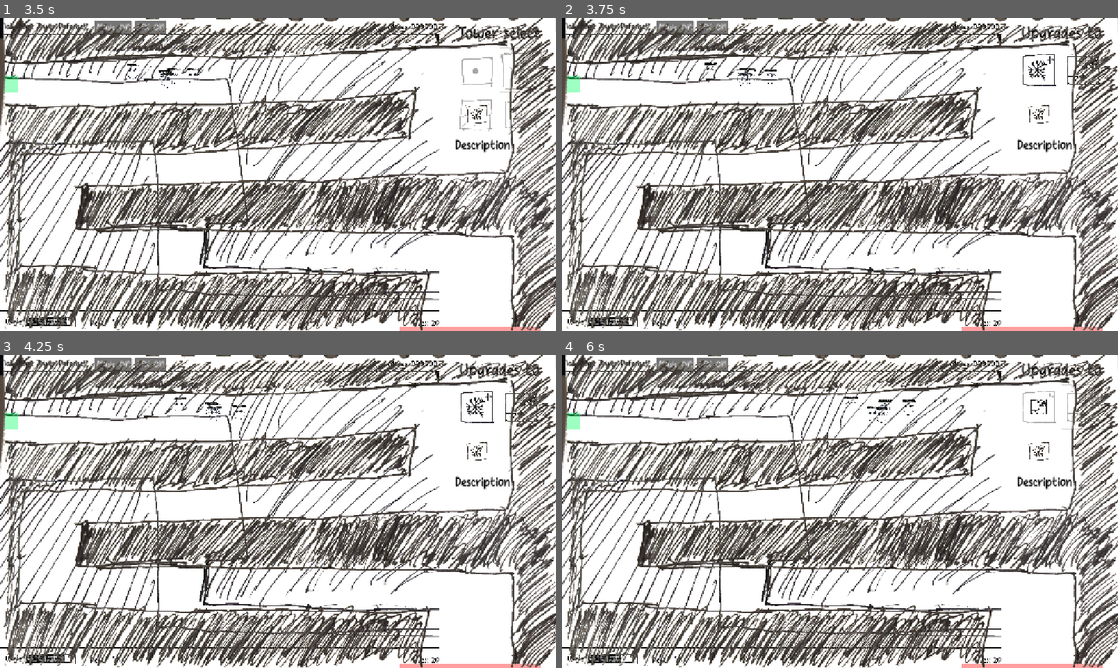
Above: before the commit, frames 1-4 (two rows, left to right).
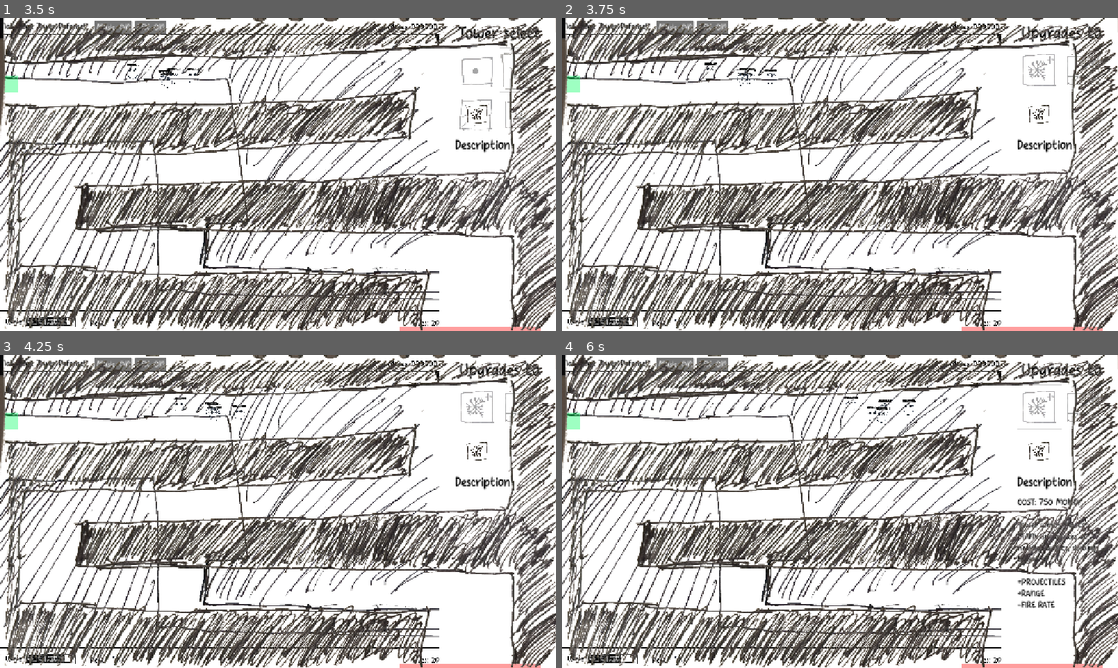
Above: after the commit, the same moments.

Repository: OzuYatamutsu/notebook-tower-defense
Game: Godot game, scene res://levels/level_cools.tscn
Two runs of this game, one before a commit and one after it. Both use one fixed random seed, a clock stepped at 60 frames per second and the inputs below. This scene is started directly instead of the project's main scene.
Inputs (mouse positions are in pixels of both pictures, inside the frame that each line leads up to):
- Up to frame 1 (3.5 s): click "SFX: ON" at 0.5 s; click (478, 71) at 1.25 s; click (522, 71) at 2 s; click (478, 115) at 2.75 s
- Up to frame 2 (3.75 s): click "SFX: ON" at 3.5 s
- Up to frame 3 (4.25 s): no input
- Up to frame 4 (6 s): click (1040, 408) at 4.27 s; click (1084, 408) at 5.02 s; click (1040, 408) at 5.77 s

Frame 1 is identical in both runs. In frame 2, 0.2% of the frame differs, in the area x 82-97%, y 11-22%; in frame 3, 0.2%; in frame 4, 1.0%, in the area x 81-98%, y 9-81%.

Commit message:
Set money state in upgrade panel

Diff:
--- a/components/tower_info_and_buy_panel.gd
+++ b/components/tower_info_and_buy_panel.gd
@@ -124,6 +124,7 @@
             towerButton.disabled = true
             towerButton.visible = false
 
+    recalculate_money()
     BuyPanel.visible = false
     UpgradePanel.visible = true
 
